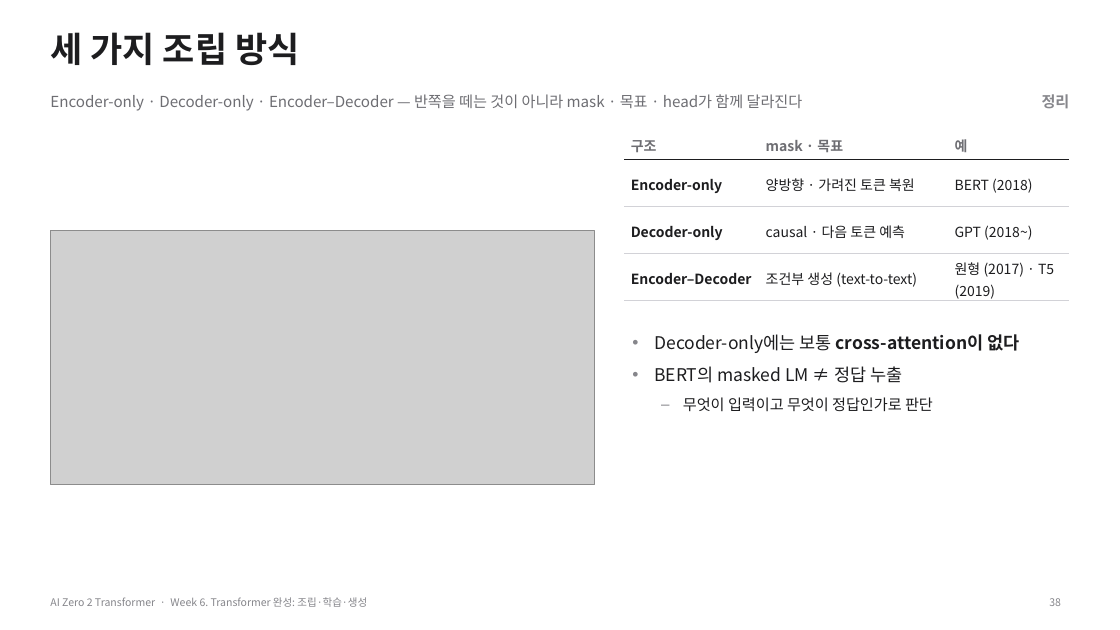
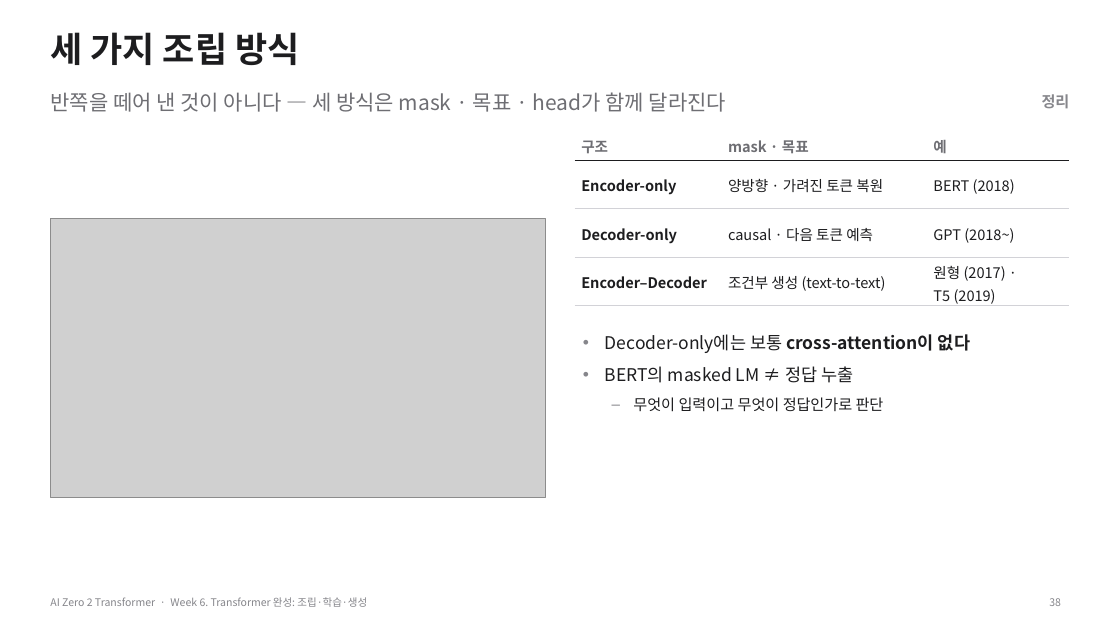
Before and after one commit to myunhh/AI-Zero-2-Transformers, a slide deck: slide 38 of lectures/week06_transformer_complete.pptx. Drawn at 1120x630 pixels with LibreOffice and Linux fonts; fonts in the diff are those of the drawing; grey boxes stand for pictures. Boxes give left, top, right and bottom in pixels: in the first picture for what was removed or moved away, otherwise in the second. Text is boxed around its words. In the diff, an @@ line names an element or a change of style, - is before the commit and + after.

```diff
--- a/lectures/week06_transformer_complete.pptx
+++ b/lectures/week06_transformer_complete.pptx
@@ text at [50, 92, 726, 112]: text changed; size 13 to 18 pt @@
-Encoder-only · Decoder-only · Encoder–Decoder — 반쪽을 떼는 것이 아니라 mask · 목표 · head가 함께 달라진다
+반쪽을 떼어 낸 것이 아니다 — 세 방식은 mask · 목표 · head가 함께 달라진다
@@ table at [575, 129, 1070, 310] @@
@@ size 12 to 12.5 pt @@
@@ table: place and size @@
-table at [624, 129, 1070, 305]
+table at [575, 129, 1070, 310]
@@ picture: place and size @@
-picture at [50, 231, 595, 485]
+picture at [50, 218, 545, 497]
@@ text "Decoder-only에는 보통 cross-attention이 없다": place and size @@
-text "Decoder-only에는 보통 cross-attention이 없다" at [654, 334, 1019, 411]
+text "Decoder-only에는 보통 cross-attention이 없다" at [605, 334, 970, 412]
```
Also in this commit, not shown: 9 other slides changed, 12 other files.
